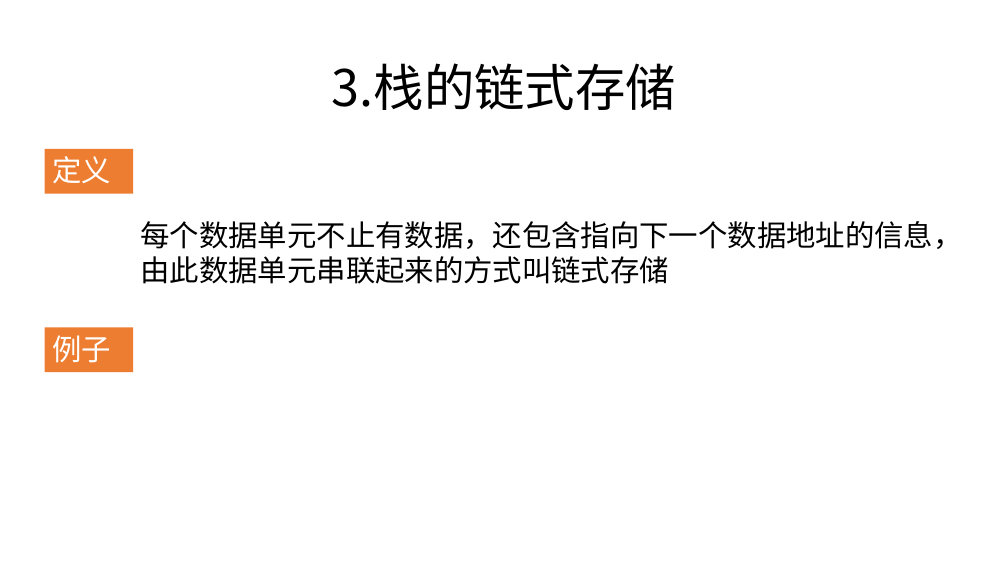
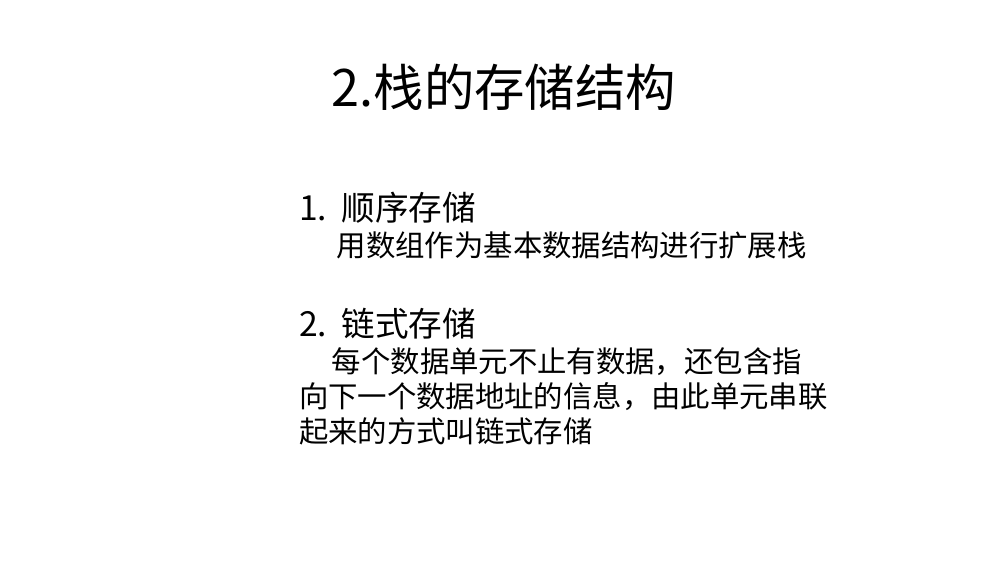
Before and after one commit to zjyesir/hmc_data_structure, a slide deck: slide 5 of ppt/3.1栈.pptx. Drawn at 1008x567 pixels with LibreOffice and Linux fonts; fonts in the diff are those of the drawing; background and template pictures are left out. Boxes give left, top, right and bottom in pixels: in the first picture for what was removed or moved away, otherwise in the second. Text is boxed around its words. In the diff, an @@ line names an element or a change of style, - is before the commit and + after.

```diff
--- a/ppt/3.1栈.pptx
+++ b/ppt/3.1栈.pptx
@@ text at [332, 63, 676, 110]: text changed @@
-3.栈的链式存储
+2.栈的存储结构
@@ rectangle removed at [45, 149, 133, 194] @@
-定义
@@ text at [299, 191, 827, 445]: text changed @@
-每个数据单元不止有数据，还包含指向下一个数据地址的信息，由此数据单元串联起来的方式叫链式存储
+1. 顺序存储
+  用数组作为基本数据结构进行扩展栈
+2. 链式存储
+  每个数据单元不止有数据，还包含指向下一个数据地址的信息，由此单元串联起来的方式叫链式存储
@@ rectangle removed at [45, 327, 133, 372] @@
-例子
```
Also in this commit, not shown: 4 other slides changed, 19 slides added, 4 slides removed, 11 other files.
